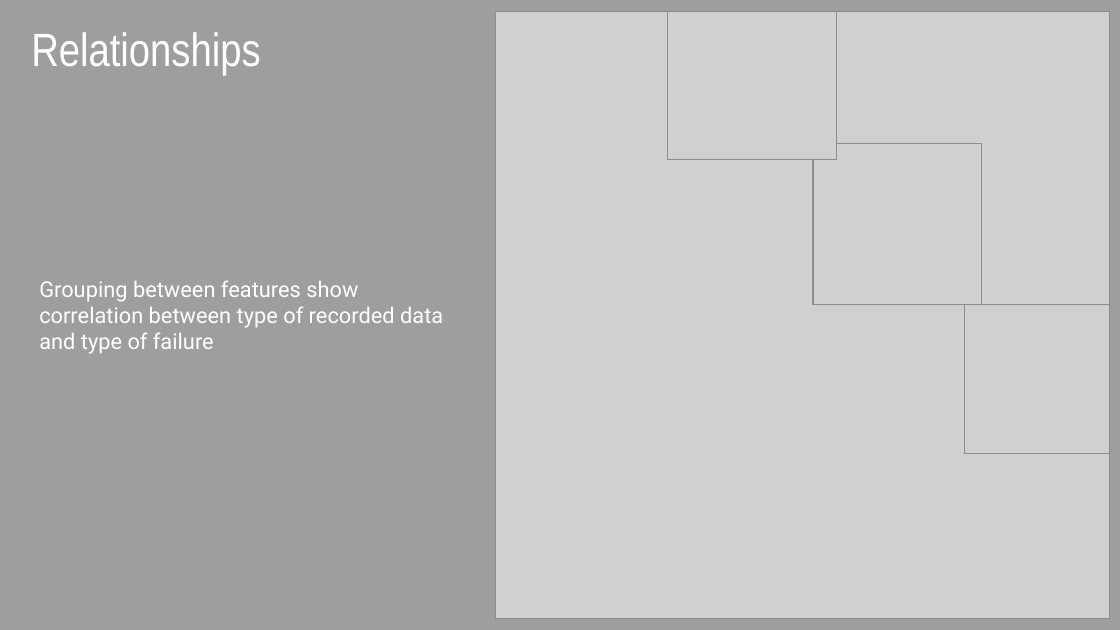
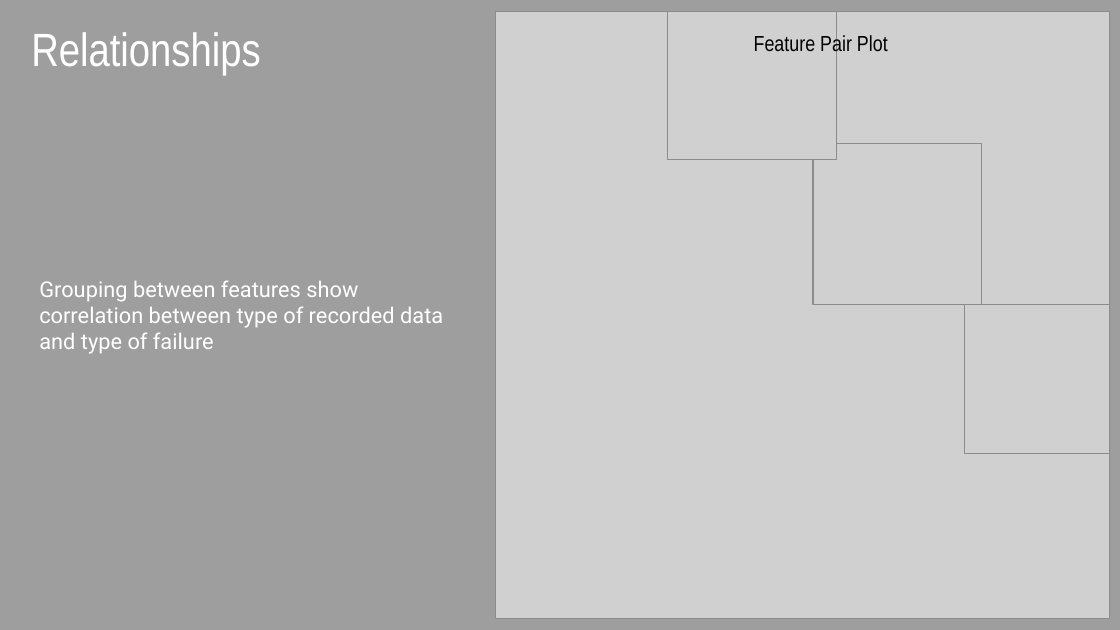
Before and after one commit to tfuger10/Machine-Predictive-Maintenance, a slide deck: slide 7 of Machine-Predictive-Maintenance.pptx (slide 6 before the commit). Drawn at 1120x630 pixels with LibreOffice and Linux fonts; fonts in the diff are those of the drawing; grey boxes stand for pictures. Boxes give left, top, right and bottom in pixels: in the first picture for what was removed or moved away, otherwise in the second. Text is boxed around its words. In the diff, an @@ line names an element or a change of style, - is before the commit and + after.

```diff
--- a/Machine-Predictive-Maintenance.pptx
+++ b/Machine-Predictive-Maintenance.pptx
@@ text added at bbox=[754, 34, 888, 57], 14 pt, text #000000 @@
+Feature Pair Plot
```
Also in this commit, not shown: 5 other slides changed, 3 slides added, 2 slides removed, 4 other files.
